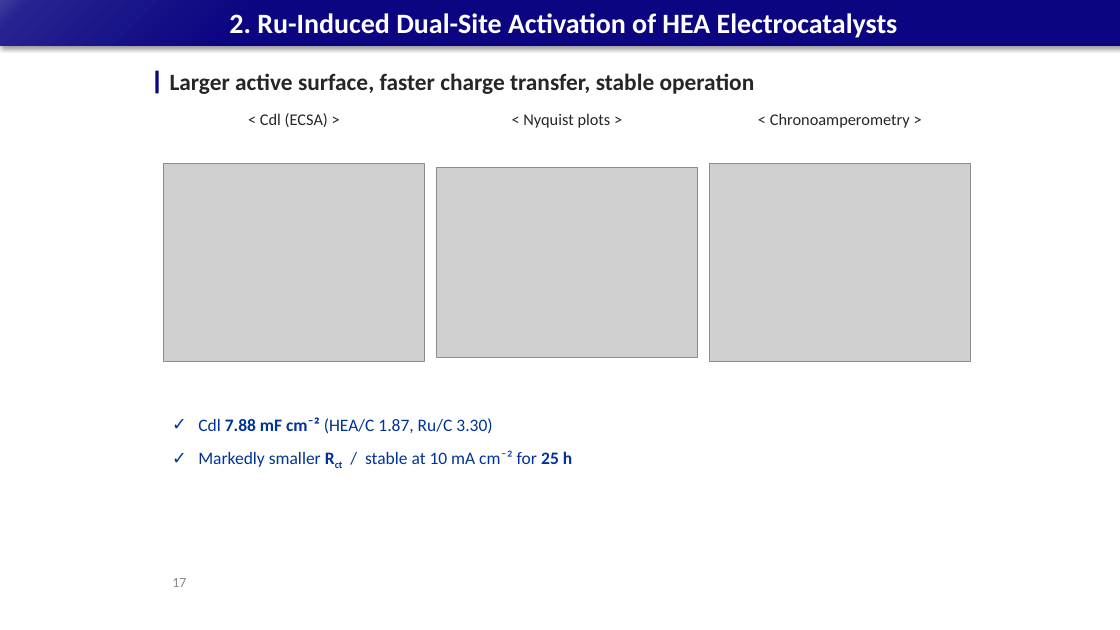
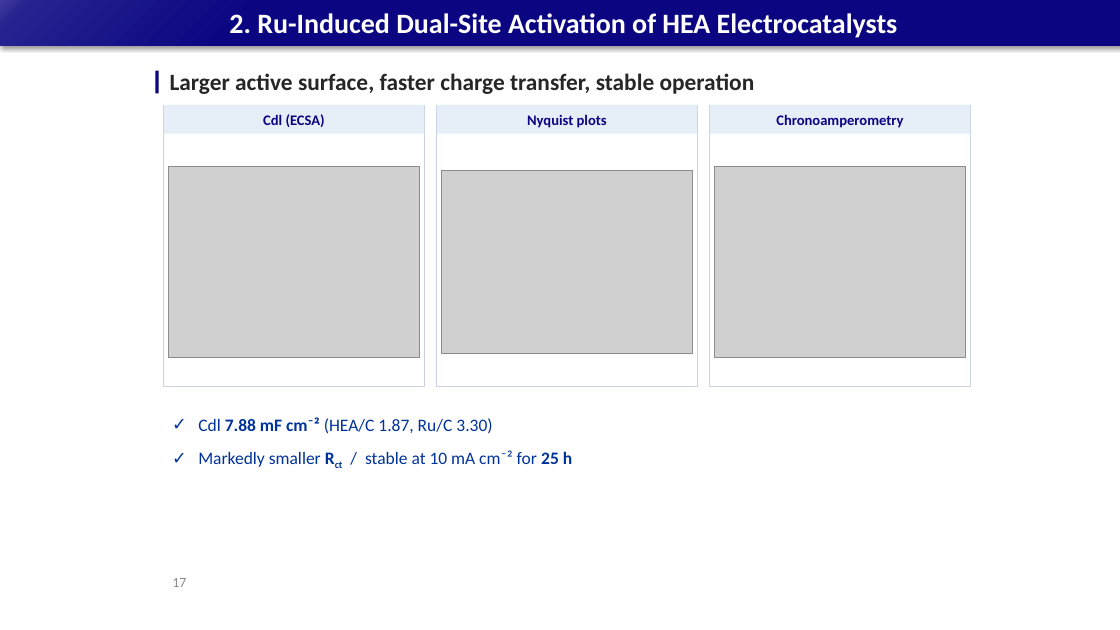
Before and after one commit to limsj0204/letter, a slide deck: slide 17 of 학위논문_디펜스_발표자료.pptx. Drawn at 1120x630 pixels with LibreOffice and Linux fonts; fonts in the diff are those of the drawing; grey boxes stand for pictures. Boxes give left, top, right and bottom in pixels: in the first picture for what was removed or moved away, otherwise in the second. Text is boxed around its words. In the diff, an @@ line names an element or a change of style, - is before the commit and + after.

```diff
--- a/학위논문_디펜스_발표자료.pptx
+++ b/학위논문_디펜스_발표자료.pptx
@@ rectangle added at (164,105,424,386), outline #C9D3E3 0.75 pt @@
@@ text in rectangle at (263,114,325,127): text changed; size 14 to 12.5 pt; text colour #262626 to #0B0581; bold on @@
-< Cdl (ECSA) >
+Cdl (ECSA)
@@ rectangle added at (437,105,697,386), outline #C9D3E3 0.75 pt @@
@@ text in rectangle at (527,114,607,128): text changed; size 14 to 12.5 pt; text colour #262626 to #0B0581; bold on @@
-< Nyquist plots >
+Nyquist plots
@@ 3 rectangles: place and size @@
-3 rectangles at (260,113,910,128)
+3 rectangles at (164,105,970,134)
@@ vertical alignment top to middle; fill none to #E6EEF8 in 3 elements at (164,105,424,134), (437,105,697,134), (710,105,970,134) @@
@@ rectangle added at (710,105,970,386), outline #C9D3E3 0.75 pt @@
@@ text in rectangle at (776,114,903,128): text changed; size 14 to 12.5 pt; text colour #262626 to #0B0581; bold on @@
-< Chronoamperometry >
+Chronoamperometry
@@ picture: place and size @@
-picture at (164,163,424,361)
+picture at (169,166,419,357)
@@ picture: place and size @@
-picture at (437,167,697,358)
+picture at (442,171,692,354)
@@ picture: place and size @@
-picture at (710,163,970,361)
+picture at (715,166,965,357)
```
Also in this commit, not shown: 31 other slides changed.
